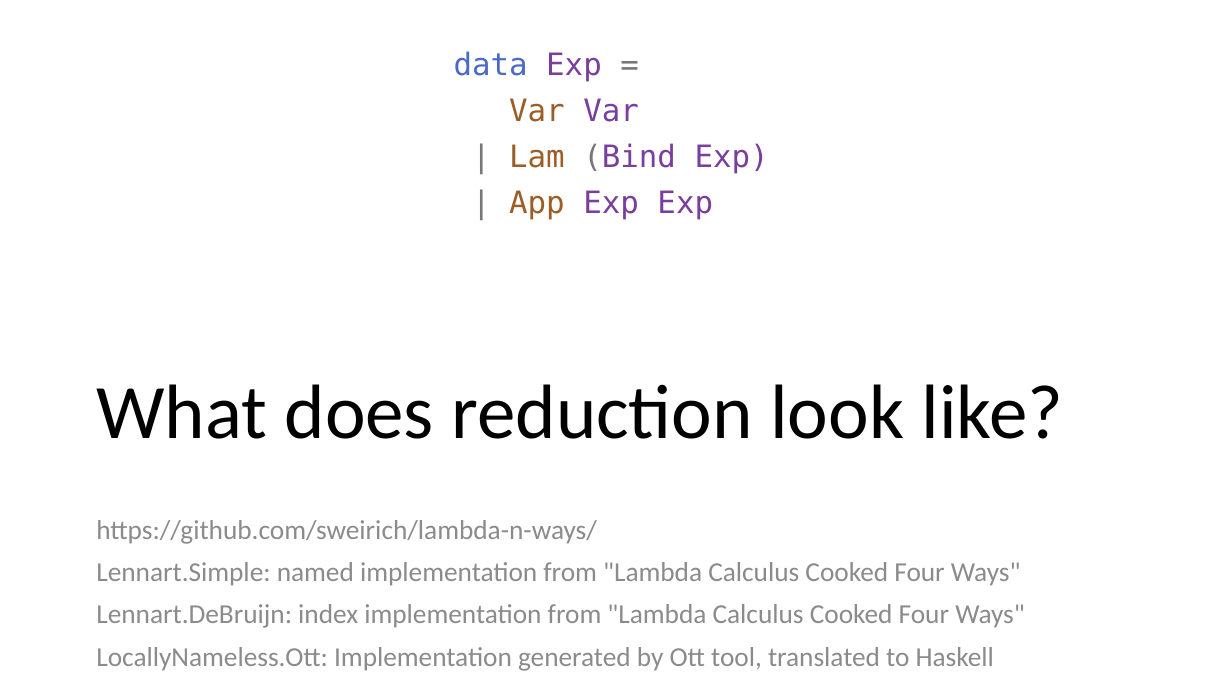
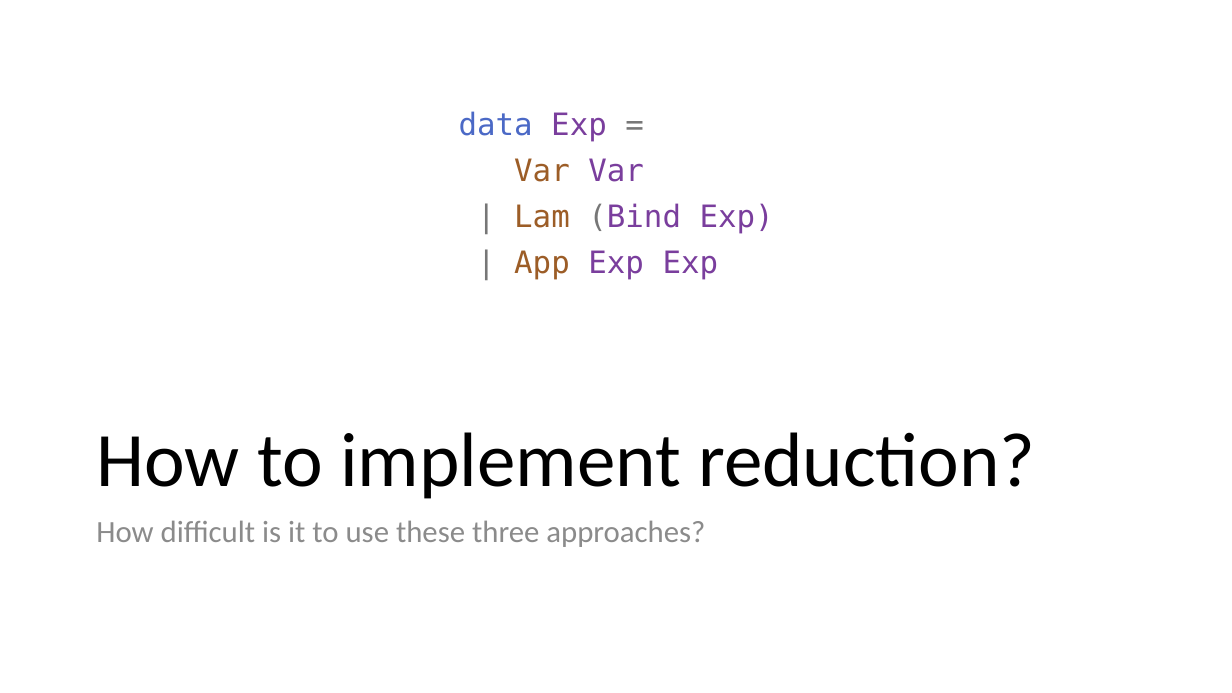
Before and after one commit to sweirich/lambda-n-ways, a slide deck: slide 12 of ifl-2021.pptx. Drawn at 1232x693 pixels with LibreOffice and Linux fonts; fonts in the diff are those of the drawing. Boxes give left, top, right and bottom in pixels: in the first picture for what was removed or moved away, otherwise in the second. Text is boxed around its words. In the diff, an @@ line names an element or a change of style, - is before the commit and + after.

```diff
--- a/ifl-2021.pptx
+++ b/ifl-2021.pptx
@@ text "data Exp =": place and size @@
-text "data Exp =" at (454, 51, 769, 220)
+text "data Exp =" at (459, 111, 774, 280)
@@ title at (96, 432, 1035, 499): text changed @@
-What does reduction look like?
+How to implement reduction?
@@ text at (96, 520, 705, 547): text changed; size 16 to 18 pt @@
-https://github.com/sweirich/lambda-n-ways/
-Lennart.Simple: named implementation from "Lambda Calculus Cooked Four Ways"
-Lennart.DeBruijn: index implementation from "Lambda Calculus Cooked Four Ways"
-LocallyNameless.Ott: Implementation generated by Ott tool, translated to Haskell
+How difficult is it to use these three approaches?
```
Also in this commit, not shown: 10 other slides changed, 10 other files.
